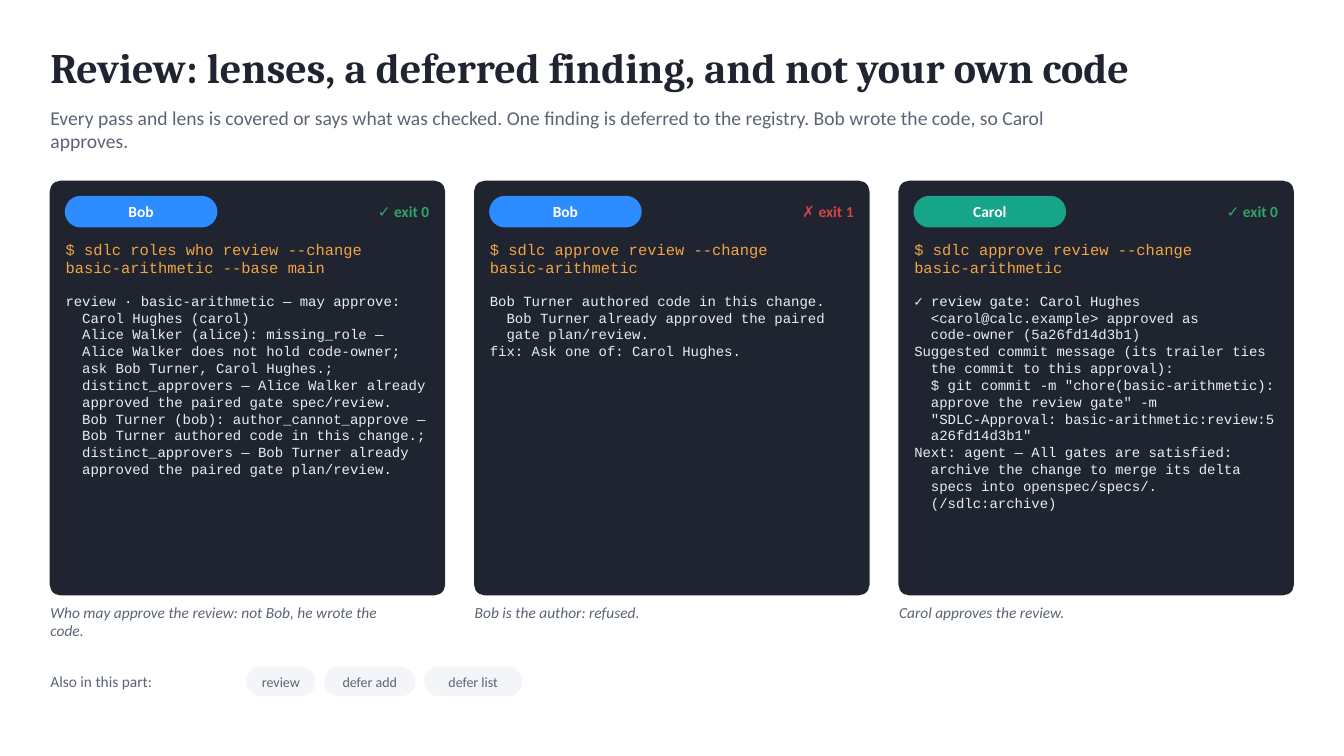
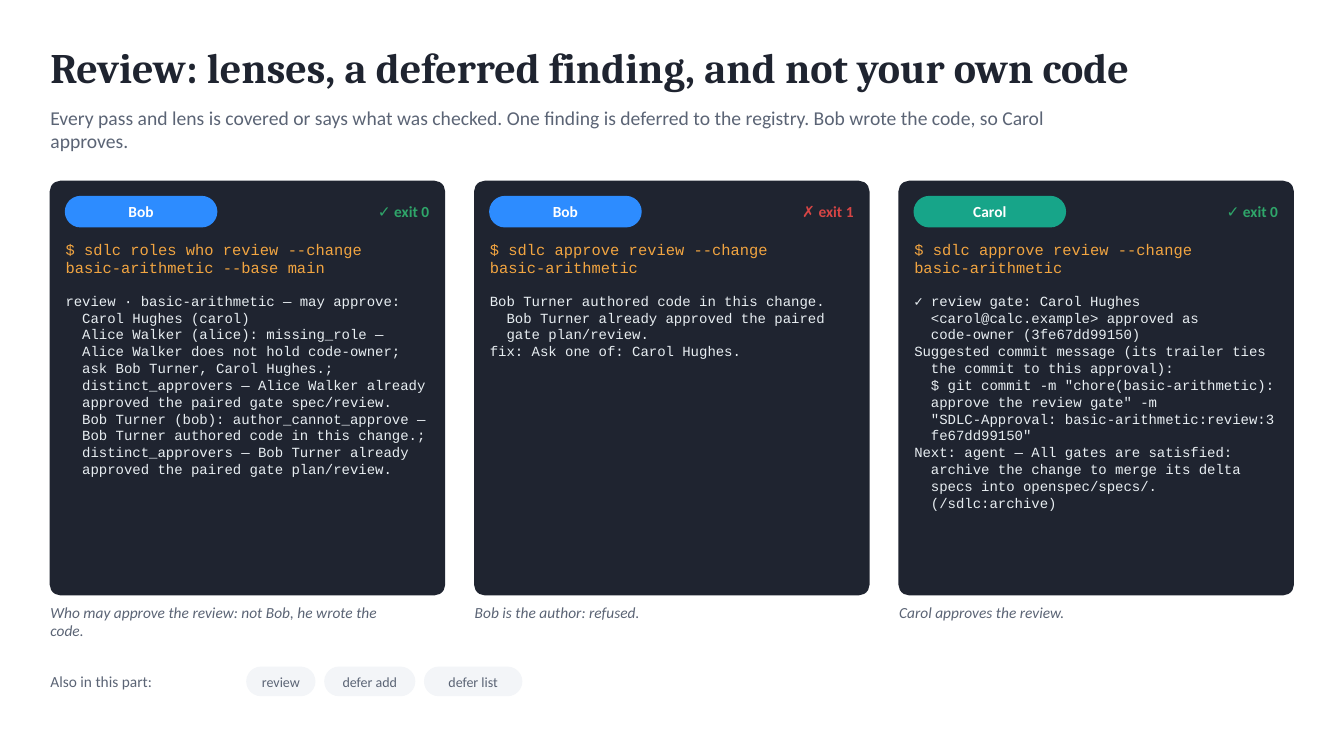
Before and after one commit to marin-ai-tech/sdlc, a slide deck: slide 12 of docs/demo/sdlc-calculator-demo.en.pptx. Drawn at 1344x756 pixels with LibreOffice and Linux fonts; fonts in the diff are those of the drawing. Boxes give left, top, right and bottom in pixels: in the first picture for what was removed or moved away, otherwise in the second. Text is boxed around its words. In the diff, an @@ line names an element or a change of style, - is before the commit and + after.

```diff
--- a/docs/demo/sdlc-calculator-demo.en.pptx
+++ b/docs/demo/sdlc-calculator-demo.en.pptx
@@ text at [931, 329, 1140, 342]: text changed @@
-code-owner (5a26fd14d3b1)
+code-owner (3fe67dd99150)
@@ text at [931, 414, 1274, 440]: text changed @@
-"SDLC-Approval: basic-arithmetic:review:5
-a26fd14d3b1"
+"SDLC-Approval: basic-arithmetic:review:3
+fe67dd99150"
```
Also in this commit, not shown: 4 other slides changed, 46 other files.
